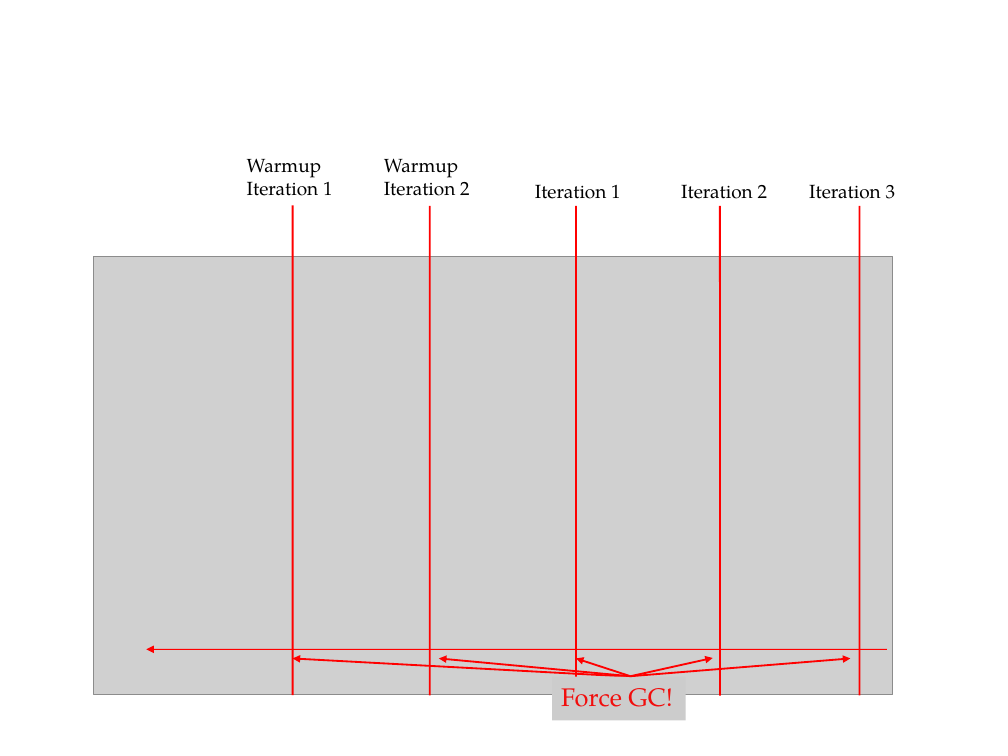
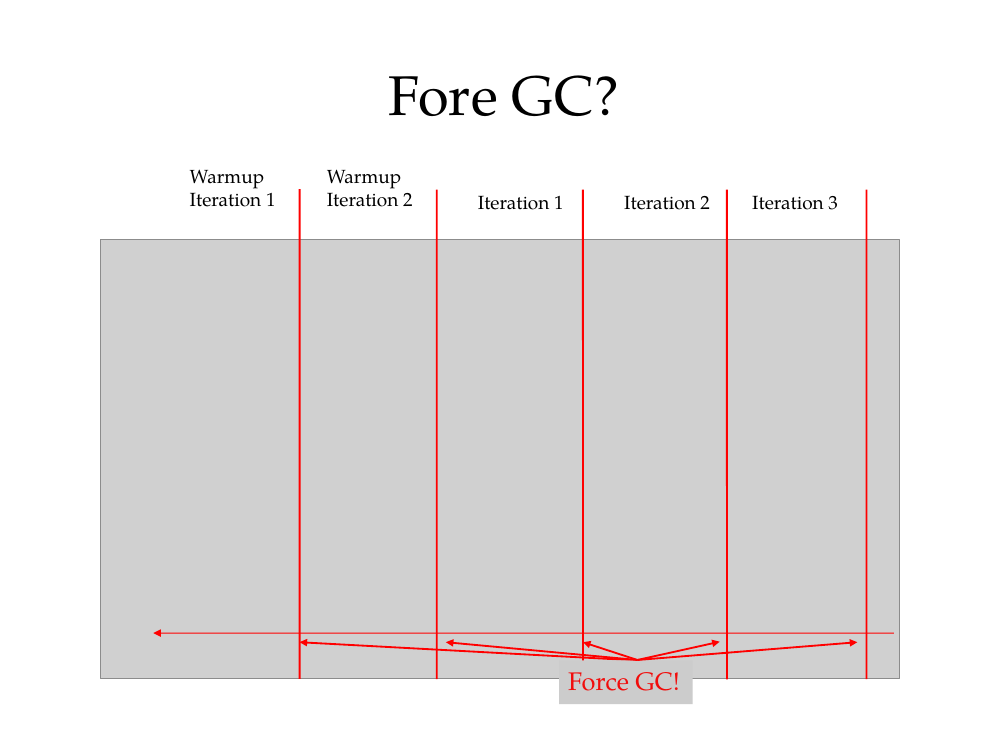
Before and after one commit to cruftex/talk-benchmark-memory, a slide deck: slide 9 of benchmark-memory-with-jmh.odp. Drawn at 1008x756 pixels with LibreOffice and Linux fonts; fonts in the diff are those of the drawing; grey boxes stand for pictures. Boxes give left, top, right and bottom in pixels: in the first picture for what was removed or moved away, otherwise in the second. Text is boxed around its words. In the diff, an @@ line names an element or a change of style, - is before the commit and + after.

```diff
--- a/benchmark-memory-with-jmh.odp
+++ b/benchmark-memory-with-jmh.odp
@@ title added at (389, 75, 619, 116), 44 pt, text #000000 @@
+Fore GC?
@@ 5 texts: place and size @@
-5 texts at (247, 158, 896, 199)
+5 texts at (190, 169, 838, 210)
@@ 4 lines, 2 arrows: place and size @@
-4 lines, 2 arrows at (293, 206, 860, 696)
+4 lines, 2 arrows at (300, 189, 867, 680)
@@ 4 arrows, 1 picture, 1 rectangle, 1 line: place and size @@
-4 arrows, 1 picture, 1 rectangle, 1 line at (93, 206, 893, 721)
+4 arrows, 1 picture, 1 rectangle, 1 line at (101, 189, 900, 704)
```
Also in this commit, not shown: 9 other slides changed, 3 slides added, 1 other file.
